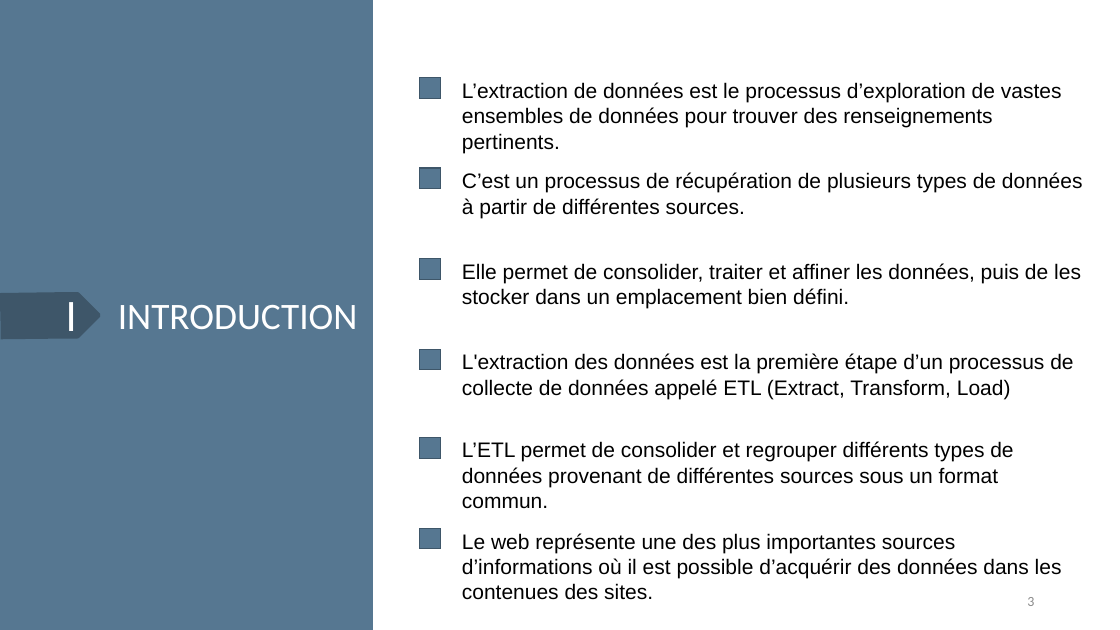
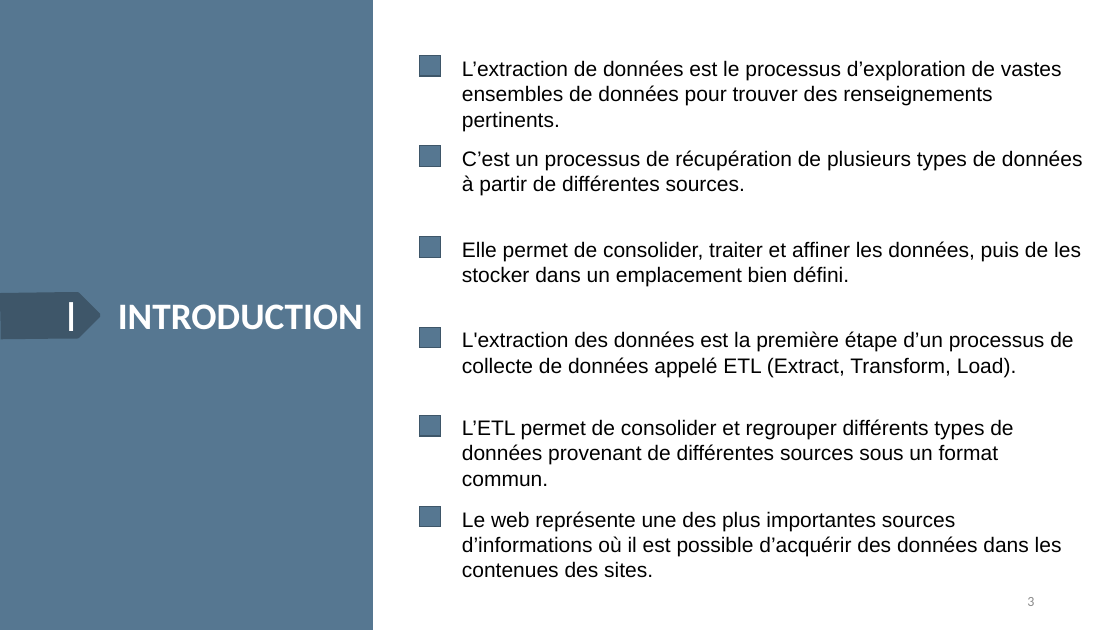
Before and after one commit to Brice-Kevin/ProjetHN, a slide deck: slide 3 of Presentation_dataset_original.pptx. Drawn at 1120x630 pixels with LibreOffice and Linux fonts; fonts in the diff are those of the drawing. Boxes give left, top, right and bottom in pixels: in the first picture for what was removed or moved away, otherwise in the second. Text is boxed around its words. In the diff, an @@ line names an element or a change of style, - is before the commit and + after.

```diff
--- a/Presentation_dataset_original.pptx
+++ b/Presentation_dataset_original.pptx
@@ text "INTRODUCTION" at box(118, 304, 363, 330): bold on @@
@@ 2 texts, 2 rectangles: place and size @@
-2 texts, 2 rectangles at box(420, 82, 1081, 459)
+2 texts, 2 rectangles at box(420, 60, 1081, 436)
@@ text at box(462, 331, 1073, 377): text changed @@
-L'extraction des données est la première étape d’un processus de collecte de données appelé ETL (Extract, Transform, Load)
+L'extraction des données est la première étape d’un processus de collecte de données appelé ETL (Extract, Transform, Load).
@@ 4 rectangles, 3 texts: place and size @@
-4 rectangles, 3 texts at box(420, 77, 1083, 600)
+4 rectangles, 3 texts at box(420, 55, 1083, 578)
```
Also in this commit, not shown: 7 other slides changed, 7 slides added, 2 slides removed, 2 other files.
